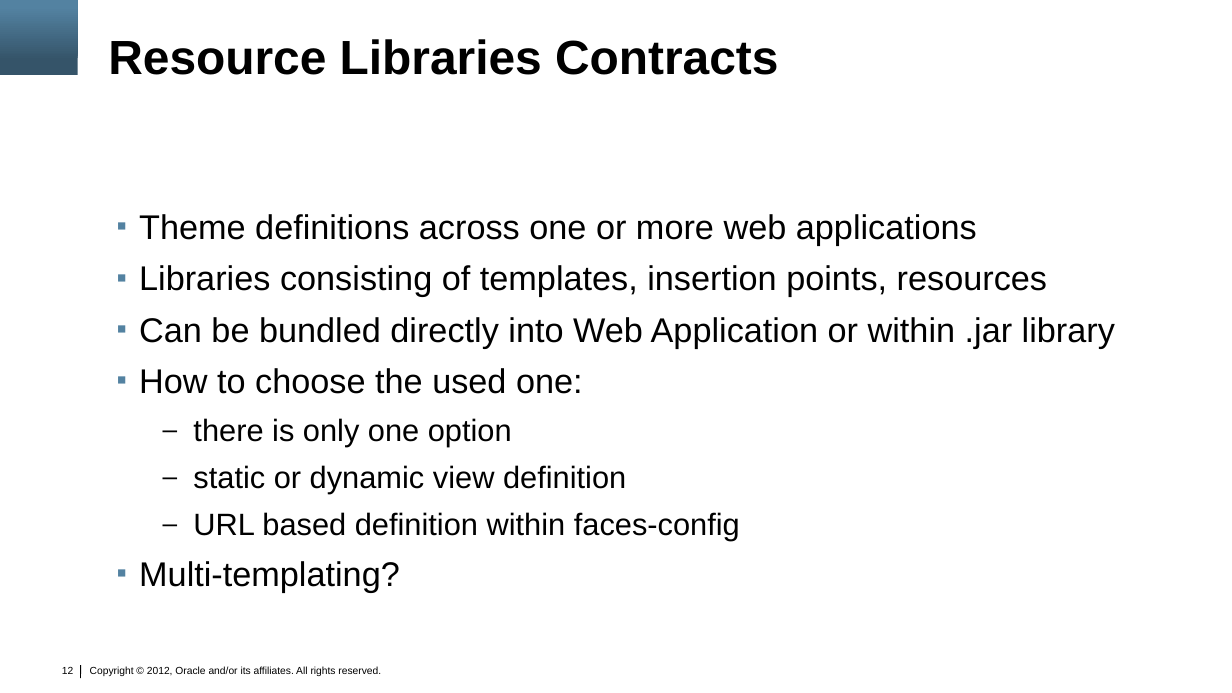
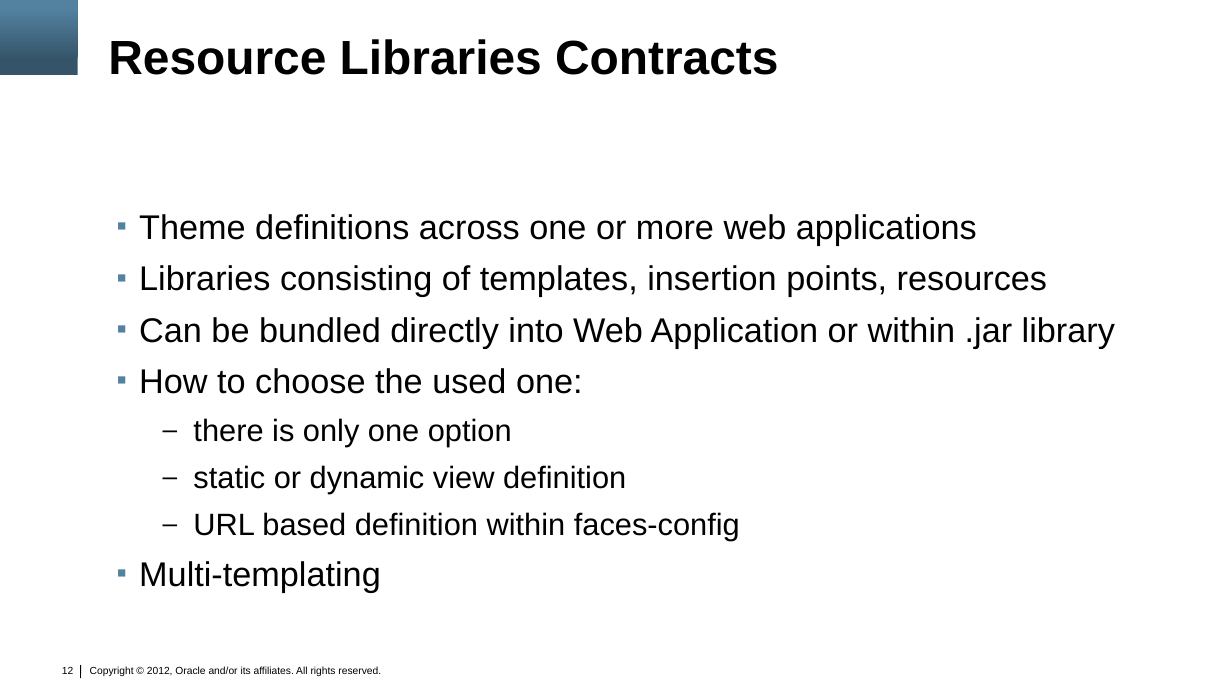
Before and after one commit to marfous/j1demo-pf, a slide deck: slide 12 of con3638.pptx. Drawn at 1232x693 pixels with LibreOffice and Linux fonts; fonts in the diff are those of the drawing; background and template pictures are left out. Boxes give left, top, right and bottom in pixels: in the first picture for what was removed or moved away, otherwise in the second. Text is boxed around its words. In the diff, an @@ line names an element or a change of style, - is before the commit and + after.

```diff
--- a/con3638.pptx
+++ b/con3638.pptx
@@ text at [139, 561, 381, 592]: text changed @@
-▪ Multi-templating?
+▪ Multi-templating
```
Also in this commit, not shown: 2 other slides changed, 1 other file.
